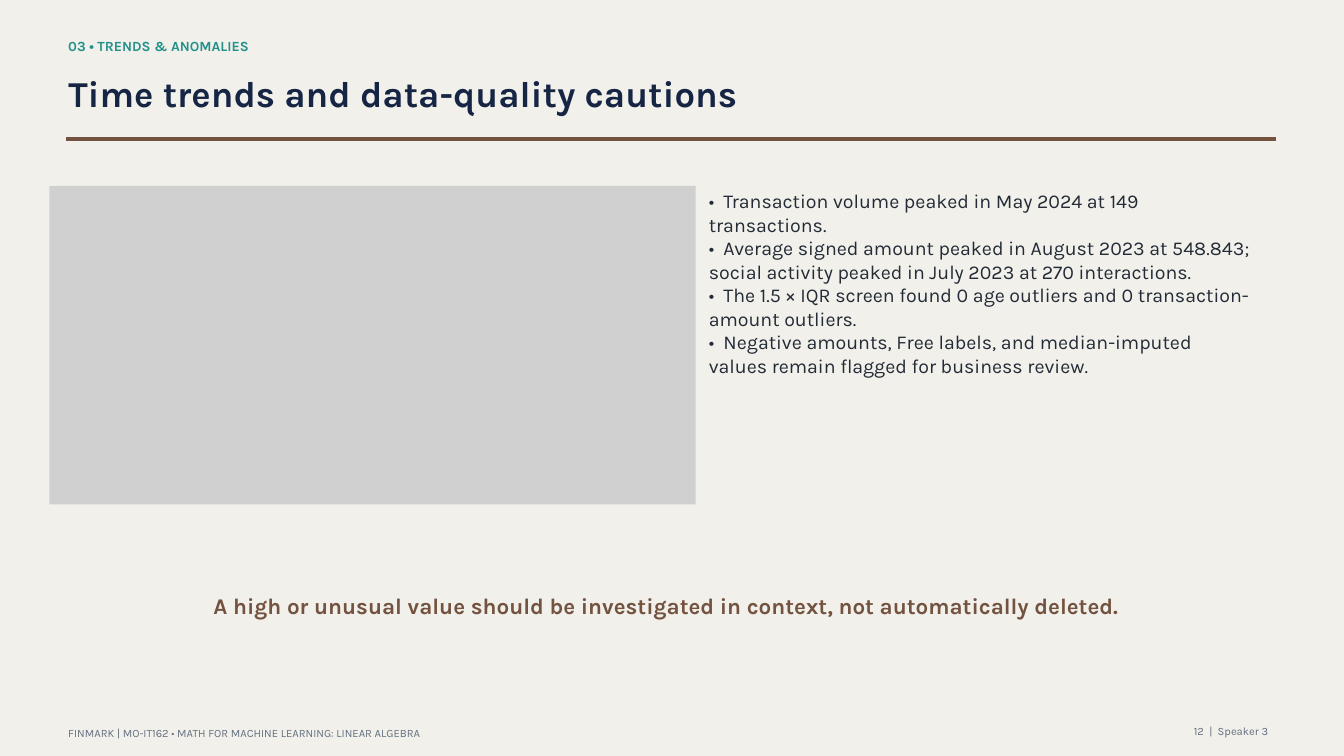
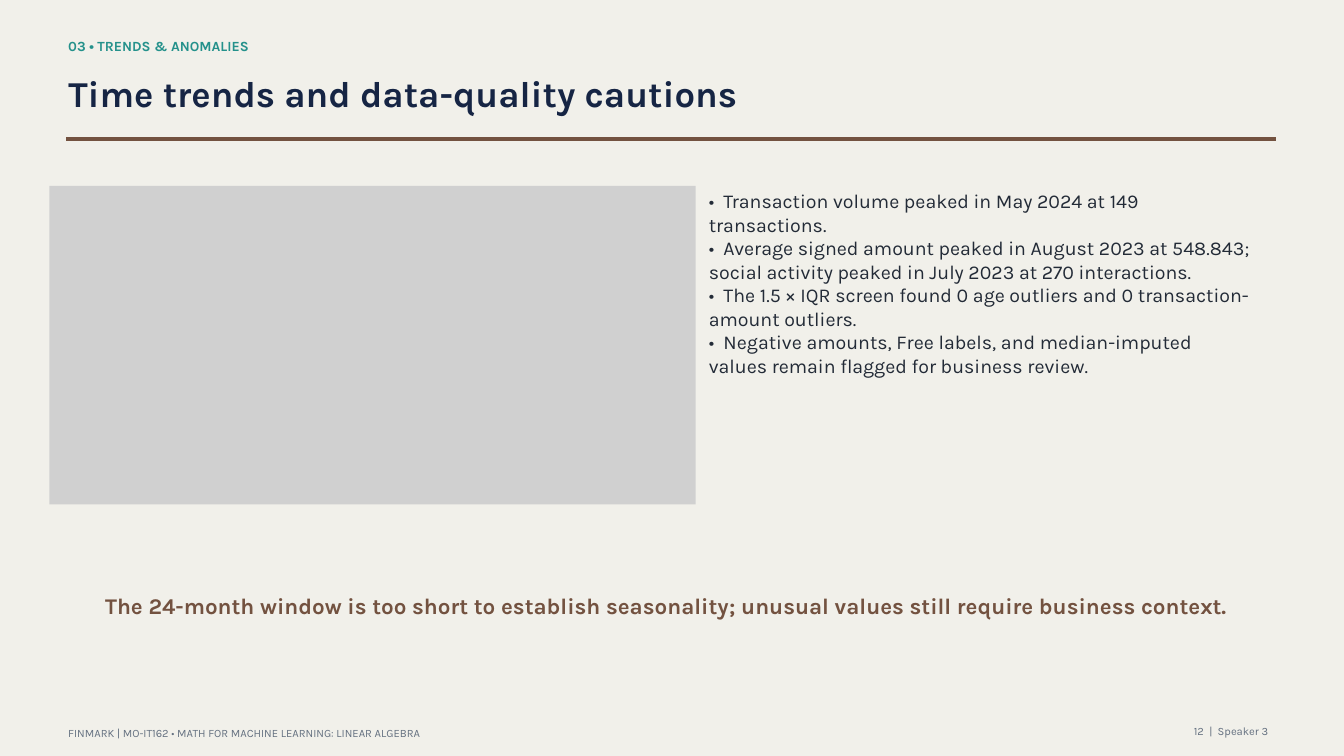
Before and after one commit to nix-cy/FinMark-Terminal-Assessment, a slide deck: slide 12 of Terminal_Assessment/presentation/MO-IT162 Terminal Assessment - ML Solution - BSIT- H3101 - Group 6.pptx. Drawn at 1344x756 pixels with LibreOffice and Linux fonts; fonts in the diff are those of the drawing; grey boxes stand for pictures. Boxes give left, top, right and bottom in pixels: in the first picture for what was removed or moved away, otherwise in the second. Text is boxed around its words. In the diff, an @@ line names an element or a change of style, - is before the commit and + after.

Commit message:
Strengthen final presentation evidence
Add exact transaction-state counts, descriptive precision, and seasonality limitations after comparing the Canva and generated decks.

```diff
--- a/Terminal_Assessment/presentation/MO-IT162 Terminal Assessment - ML Solution - BSIT- H3101 - Group 6.pptx
+++ b/Terminal_Assessment/presentation/MO-IT162 Terminal Assessment - ML Solution - BSIT- H3101 - Group 6.pptx
@@ text at (x1=105, y1=598, x2=1226, y2=620): text changed @@
-A high or unusual value should be investigated in context, not automatically deleted.
+The 24-month window is too short to establish seasonality; unusual values still require business context.
```
Also in this commit, not shown: 3 other slides changed.
